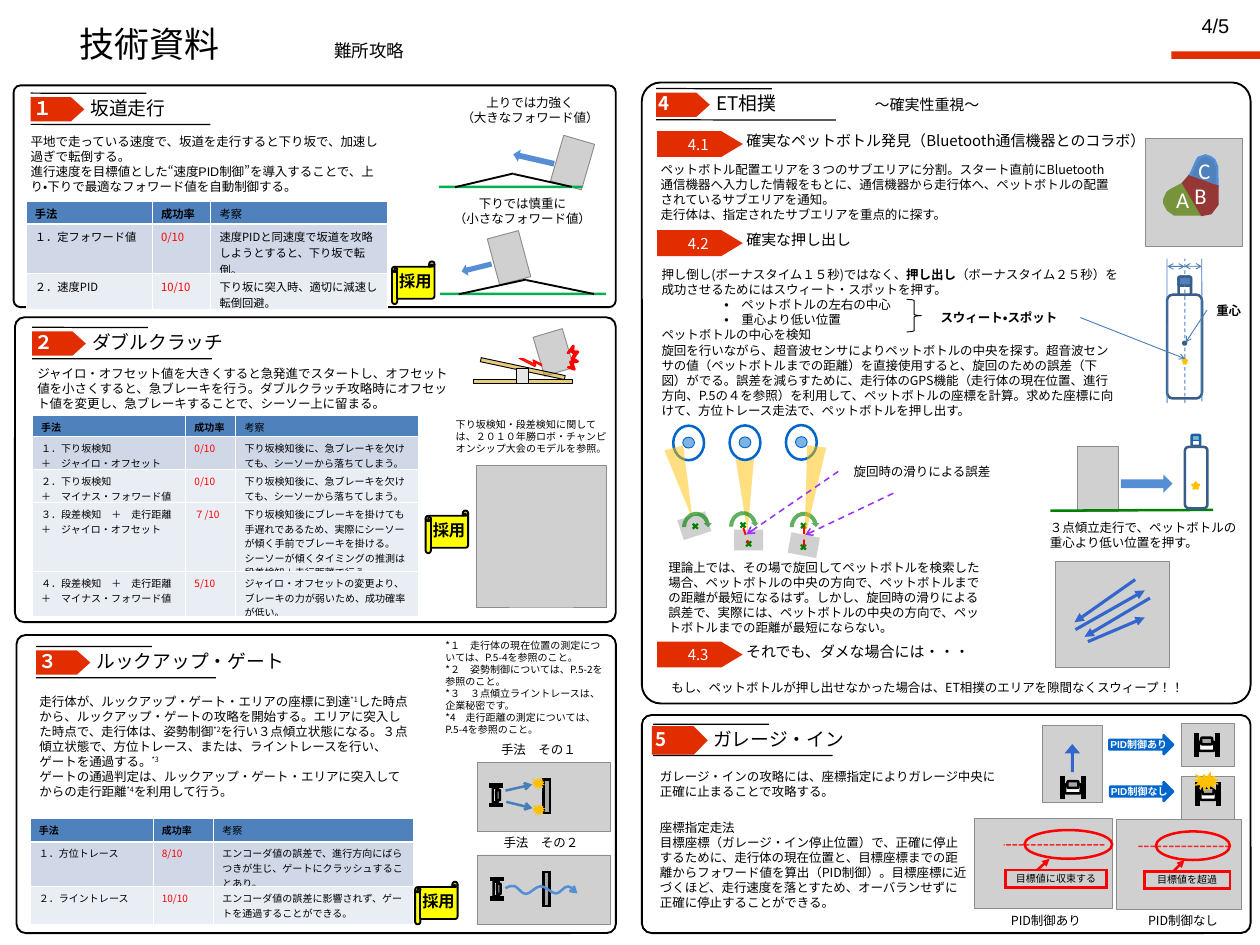
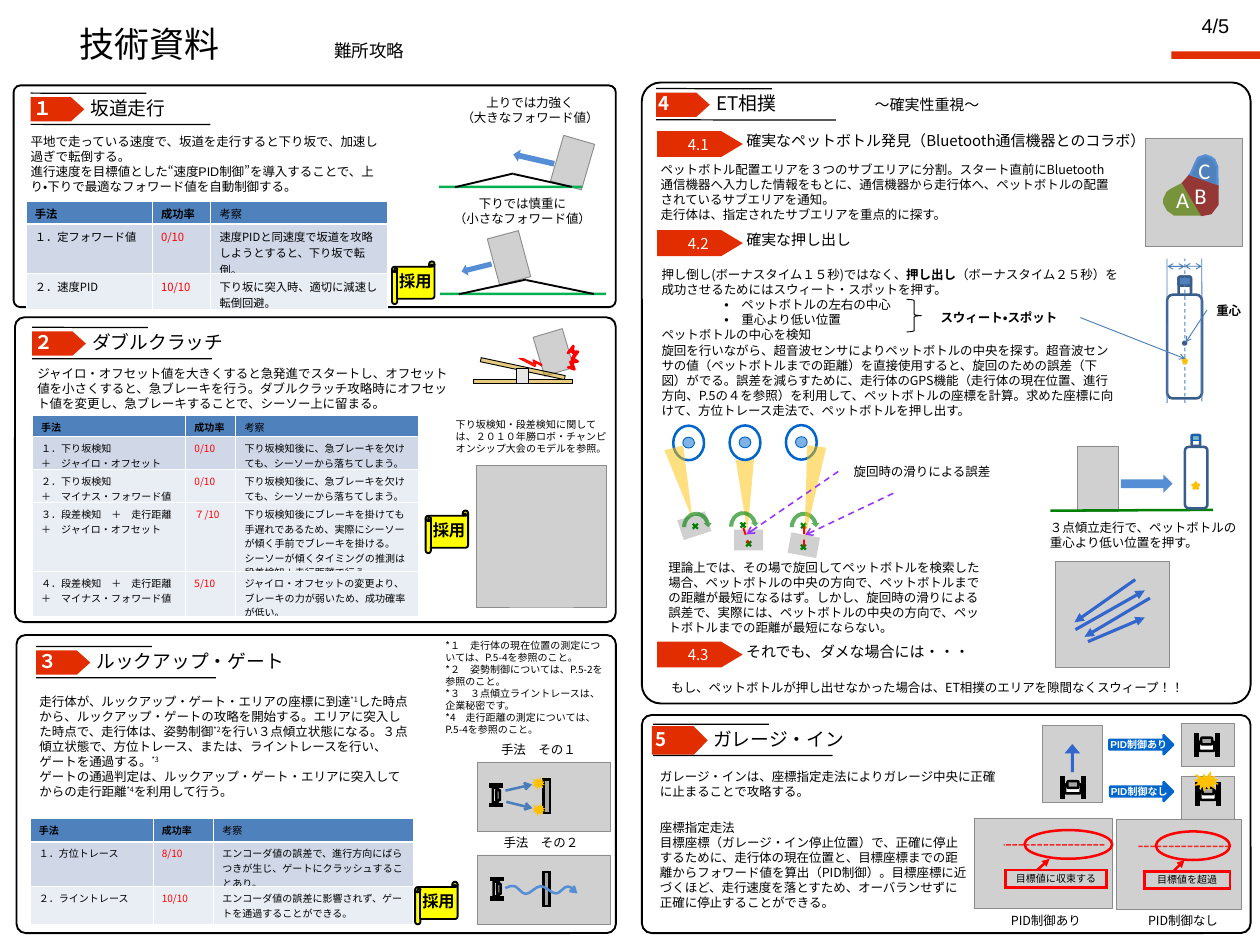
Before and after one commit to jrits/model2011, a slide deck: slide 1 of model_4/222_hamarobo_model_4.ppt. Drawn at 1260x945 pixels with LibreOffice and Linux fonts; fonts in the diff are those of the drawing; grey boxes stand for pictures; background and template pictures are left out. Boxes give left, top, right and bottom in pixels: in the first picture for what was removed or moved away, otherwise in the second. Text is boxed around its words. In the diff, an @@ line names an element or a change of style, - is before the commit and + after.

Commit message:
ガレージ・インの説明で、文にミスがあったため修正。

```diff
--- a/model_4/222_hamarobo_model_4.ppt
+++ b/model_4/222_hamarobo_model_4.ppt
@@ text at (x1=660, y1=770, x2=995, y2=797): text changed @@
-ガレージ・インの攻略には、座標指定によりガレージ中央に正確に止まることで攻略する。
+ガレージ・インは、座標指定走法によりガレージ中央に正確に止まることで攻略する。
```
